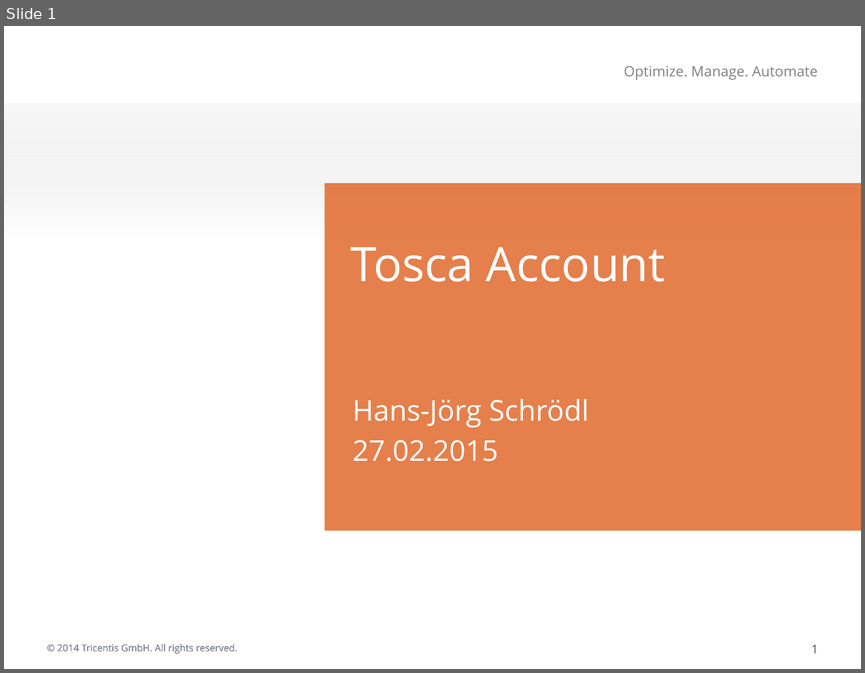
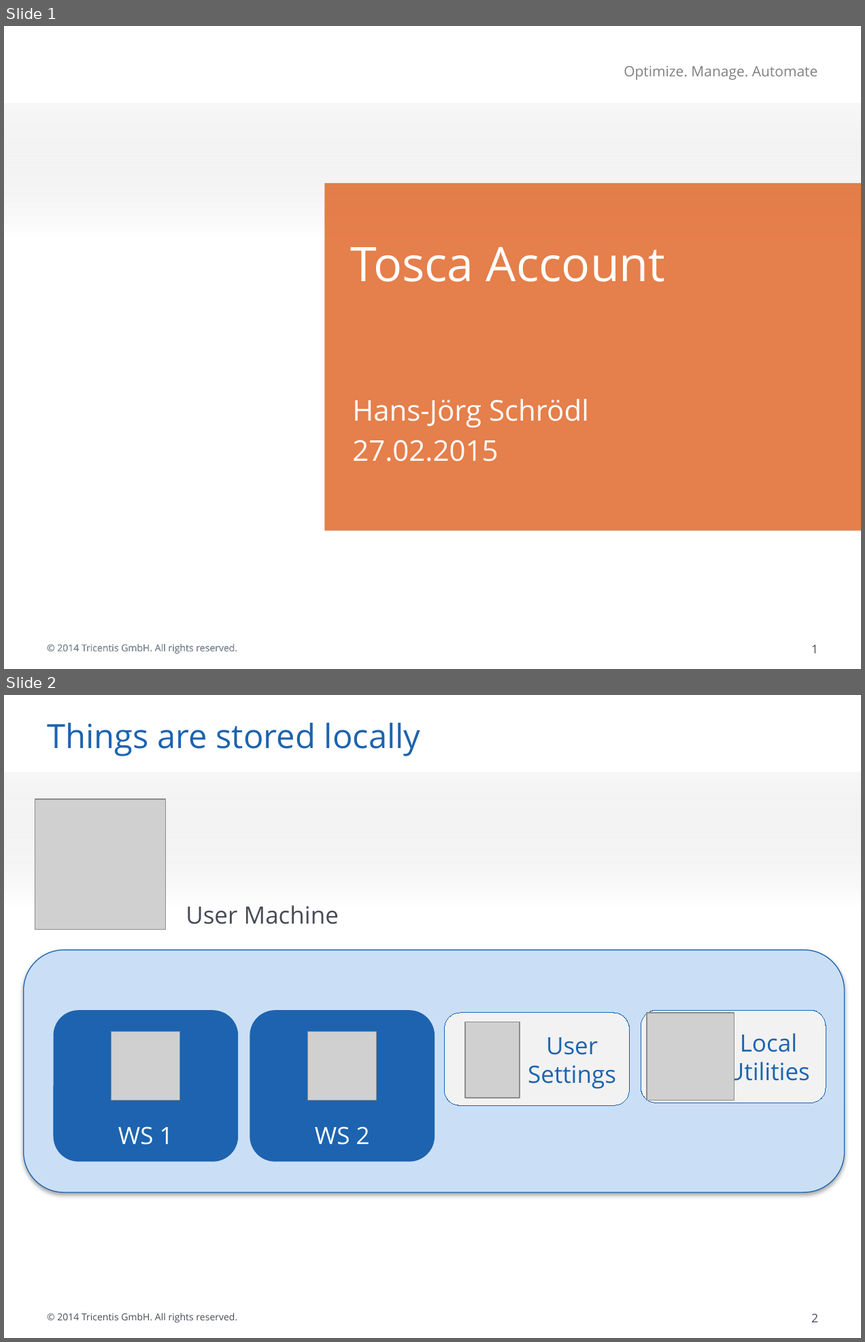
Before and after one commit to hschne/tosca-user-account, a slide deck: tosca-account-demo.pptx. Shown one above the other, each under a label of ours: slide 1 before the commit, slides 1 and 2 after it. The pictures are 865x673 and 865x1342 pixels, drawn with LibreOffice and Linux fonts; fonts in the diff are those of the drawing; grey boxes stand for pictures; background and template pictures are left out. Boxes give left, top, right and bottom in pixels: in the first picture for what was removed or moved away, otherwise in the second. Text is boxed around its words. In the diff, an @@ line names an element or a change of style, - is before the commit and + after.

Commit message:
Update powerpoint.

```diff
--- a/tosca-account-demo.pptx
+++ b/tosca-account-demo.pptx
@@ slide 2 added at (4,695,861,1338), background #FFFFFF; not listed: 3 template elements that a slide beside it also shows @@
@@ title added at (47,722,421,756), 28 pt, text #1D63AF @@
+Things are stored locally
@@ picture added at (35,800,165,930) @@
@@ text added at (186,905,339,924), 20 pt, text #474B55 @@
+User Machine
@@ rounded rectangle added at (24,949,844,1192), fill #CBE0F6, outline #1D63AF 0.75 pt @@
@@ rounded rectangle added at (54,1011,239,1162), fill #1D63AF @@
@@ rounded rectangle added at (250,1011,435,1162), fill #1D63AF @@
@@ rounded rectangle added at (445,1013,630,1106), fill #F2F2F2, outline #1D63AF 0.75 pt @@
@@ rounded rectangle added at (640,1011,825,1103), fill #F2F2F2, outline #1D63AF 0.75 pt @@
@@ picture added at (647,1013,734,1100) @@
@@ picture added at (111,1031,179,1100) @@
@@ picture added at (308,1031,377,1100) @@
@@ picture added at (465,1022,520,1098) @@
@@ text added at (528,1037,616,1089), 20 pt, text #1D63AF @@
+User Settings
@@ text added at (727,1033,810,1087), 20 pt, text #1D63AF @@
+Local Utilities
@@ text added at (118,1126,173,1144), 20 pt, text #FFFFFF @@
+WS 1
@@ text added at (315,1126,370,1144), 20 pt, text #FFFFFF @@
+WS 2
```
Also in this commit, not shown: 3 other slides added, 1 slide removed.
